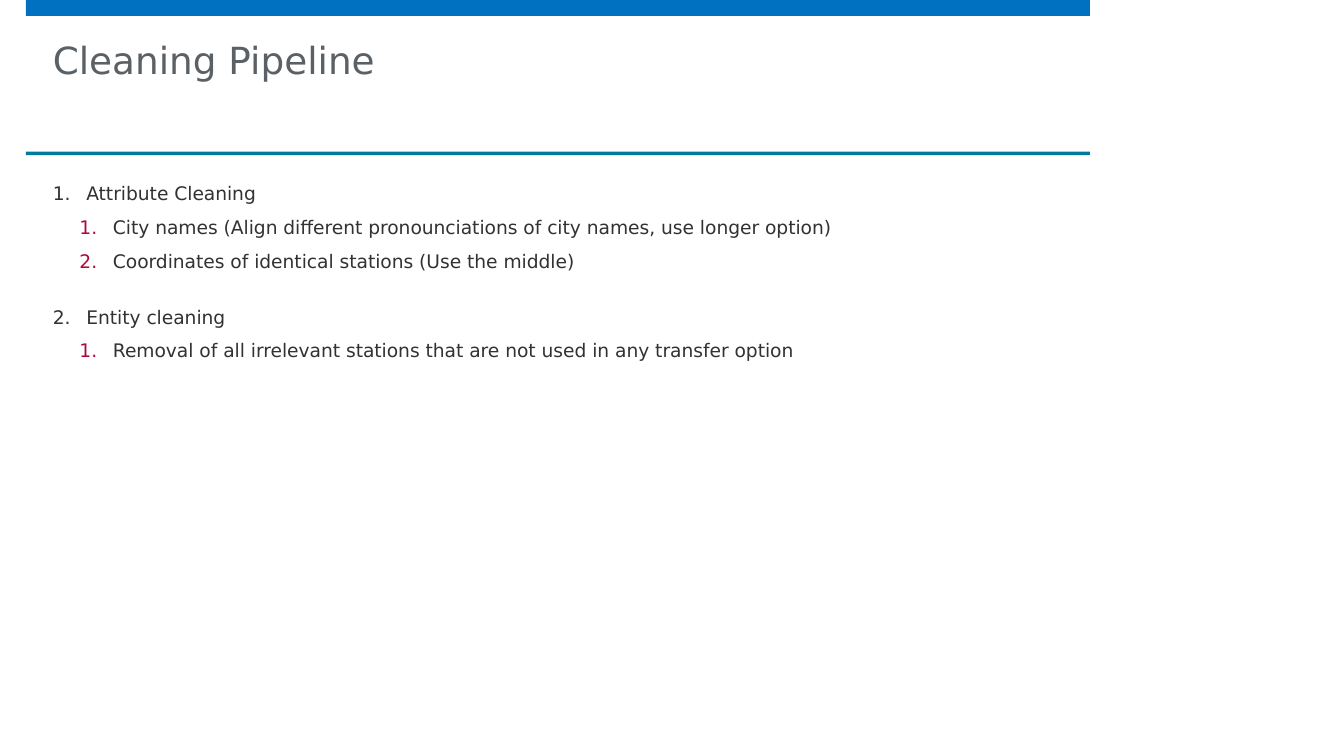
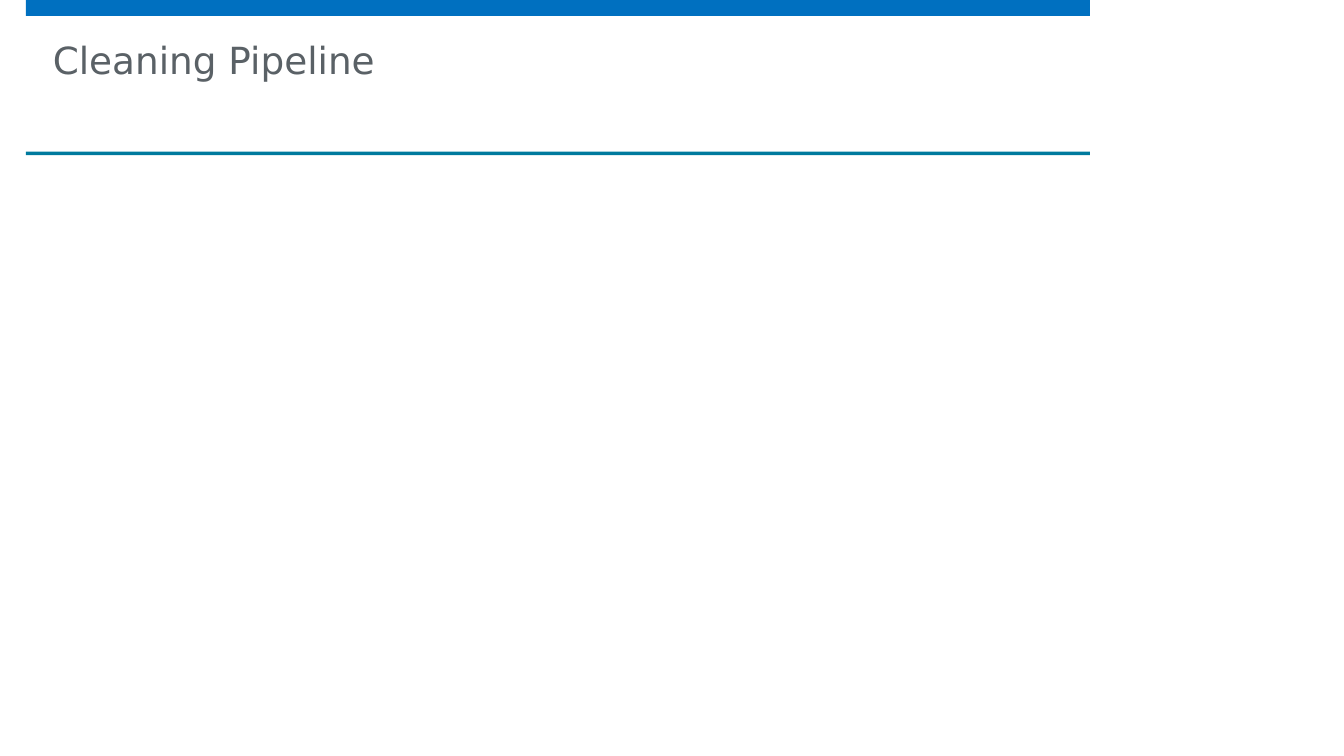
Before and after one commit to TimoBuechert/umr-data-integration-project, a slide deck: slide 2 of 3_cleaning/T_Square_Cleaning_Showcase_Slides.pptx. Drawn at 1344x756 pixels with LibreOffice and Linux fonts; fonts in the diff are those of the drawing; grey boxes stand for pictures; background and template pictures are left out. Boxes give left, top, right and bottom in pixels: in the first picture for what was removed or moved away, otherwise in the second. Text is boxed around its words. In the diff, an @@ line names an element or a change of style, - is before the commit and + after.

Commit message:
add slides

```diff
--- a/3_cleaning/T_Square_Cleaning_Showcase_Slides.pptx
+++ b/3_cleaning/T_Square_Cleaning_Showcase_Slides.pptx
@@ text removed at [86, 186, 831, 361] @@
-1. Attribute Cleaning
-  1. City names (Align different pronounciations of city names, use longer option)
-  2. Coordinates of identical stations (Use the middle)
-2. Entity cleaning
-  1. Removal of all irrelevant stations that are not used in any transfer option
```
Also in this commit, not shown: 2 slides added, 2 slides removed, 1 other file.
